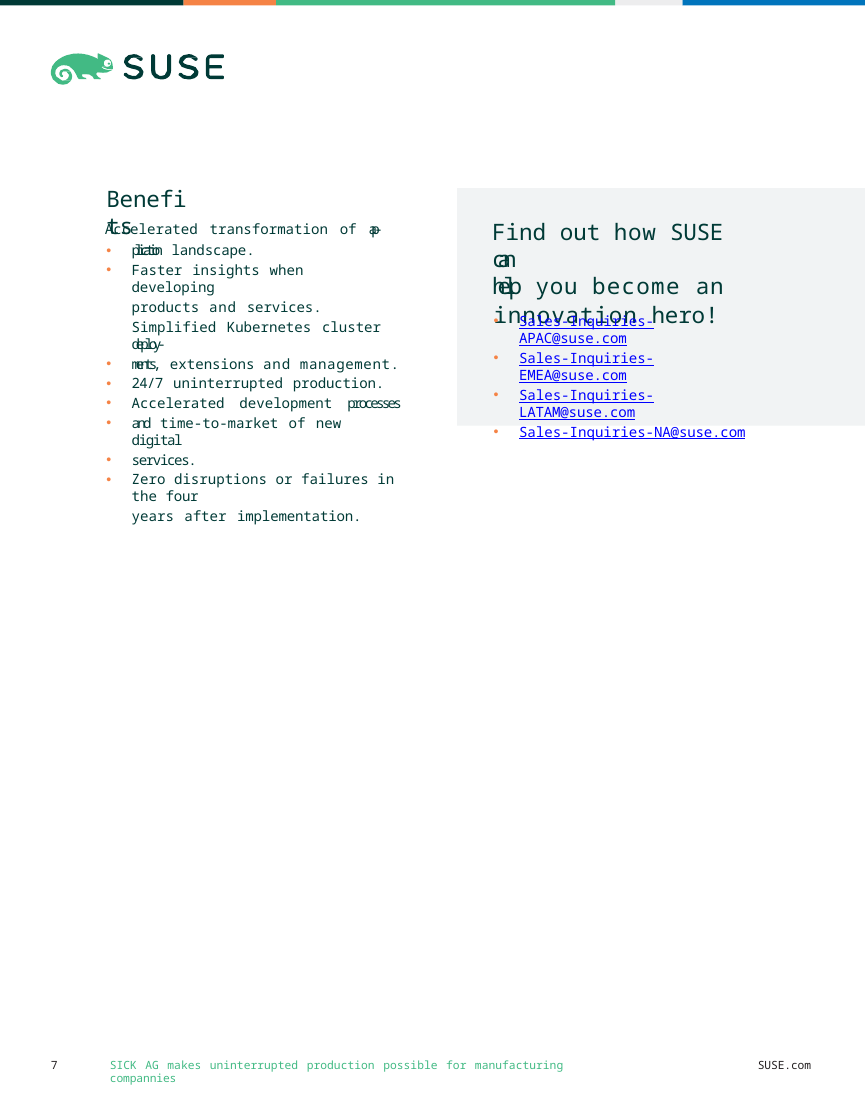
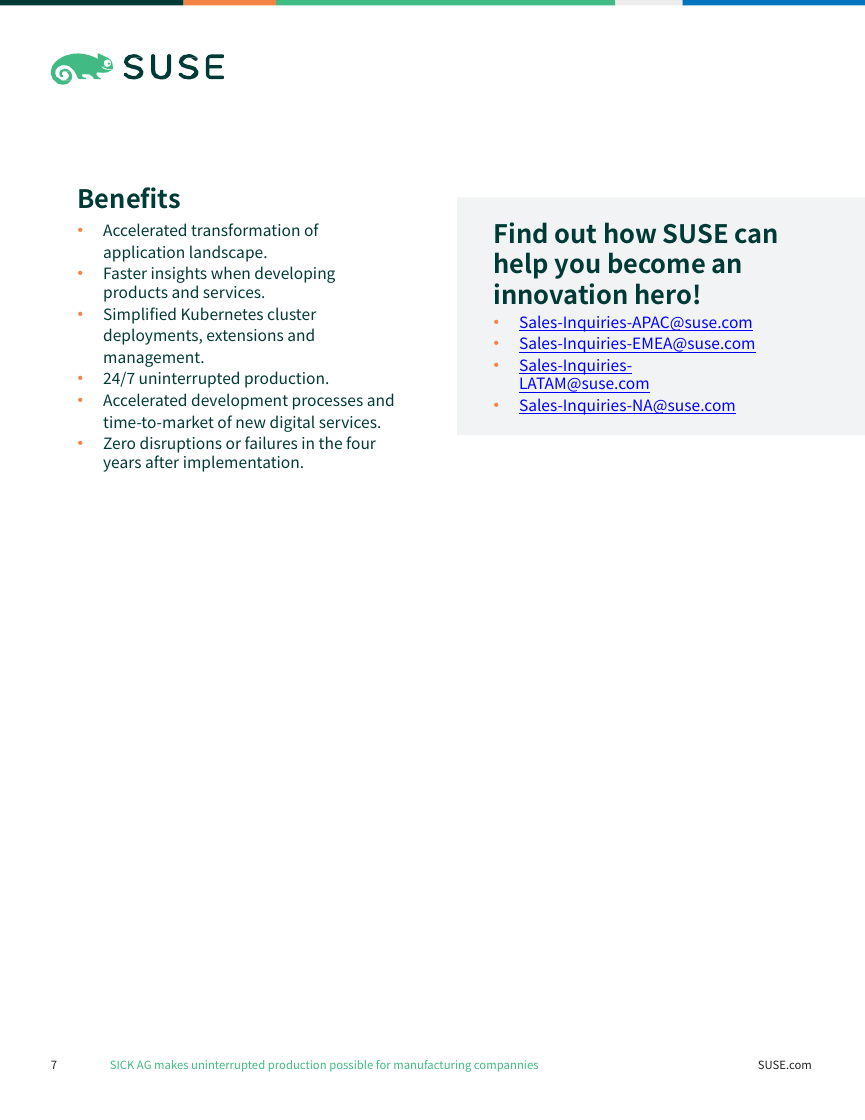
Before and after one commit to vickyhella/marketing-docs, a slide deck: slide 7 of source/whitepaper/sick-ag-manufacturers-germany.pptx. Drawn at 865x1120 pixels with LibreOffice and Linux fonts; fonts in the diff are those of the drawing. Boxes give left, top, right and bottom in pixels: in the first picture for what was removed or moved away, otherwise in the second. Text is boxed around its words. In the diff, an @@ line names an element or a change of style, - is before the commit and + after.

Commit message:
Update source format

```diff
--- a/source/whitepaper/sick-ag-manufacturers-germany.pptx
+++ b/source/whitepaper/sick-ag-manufacturers-germany.pptx
@@ text "Benefits": place and size @@
-text "Benefits" at <box>105,184,198,214</box>
+text "Benefits" at <box>78,187,181,209</box>
@@ text "Benefits" at <box>78,187,181,209</box>: size 16 to 18 pt, font Noto Sans Mono to Noto Sans CJK SC, letter spacing -0.1 to 0 pt, bold on @@
@@ freeform shape: place and size @@
-freeform shape at <box>457,188,865,425</box>
+freeform shape at <box>457,197,865,435</box>
@@ text at <box>103,223,335,367</box>: text changed; size 10 to 11 pt; font Noto Sans Mono to Noto Sans CJK SC @@
-• Accelerated transformation of ap-
-  plication landscape.
-• Faster insights when developing
-products and services.
-• Simplified Kubernetes cluster deploy-
-  ments, extensions and management.
+• Accelerated transformation of application landscape.
+• Faster insights when developing products and services.
+• Simplified Kubernetes cluster deployments, extensions and management.
@@ text "Find out how SUSE can ..." at <box>494,222,779,305</box>: size 16 to 18 pt, font Noto Sans Mono to Noto Sans CJK SC, bold on; letter spacing 0.5 to 0 pt in "how"; letter spacing -0.2 to 0 pt in "SUSE"; letter spacing -5.7 to 0 pt in "can help"; letter spacing 0.6 to 0 pt in "you"; letter spacing 0.9 to 0 pt in "become"; letter spacing 0.7 to 0 pt in "an innovation"; letter spacing -0.1 to 0 pt in "hero!"; line spacing 17.6pt to 1 @@
@@ text "Sales-Inquiries-APAC@suse.com" at <box>519,315,756,415</box>: size 10 to 11 pt, font Noto Sans Mono to Noto Sans CJK SC; letter spacing -0.1 to 0 pt in "Sales-Inquiries-APAC@suse.com", "Sales-Inquiries-EMEA@suse.com", "Sales-Inquiries-LATAM@suse.com", "Sales-Inquiries-NA@suse.com" @@
@@ text at <box>103,371,395,432</box>: size 10 to 11 pt, font Noto Sans Mono to Noto Sans CJK SC in "24/7 uninterrupted production.", "Accelerated development processes and time-to-market of new ..."; letter spacing -0.5 to 0 pt in "24/7"; letter spacing -0.1 to 0 pt in "production."; letter spacing -1.9 to 0 pt in "processes and"; letter spacing -0.9 to 0 pt in "digital services." @@
@@ text at <box>103,436,376,472</box>: text changed; size 10 to 11 pt; font Noto Sans Mono to Noto Sans CJK SC @@
-• Zero disruptions or failures in the four
-years after implementation.
+• Zero disruptions or failures in the four years after implementation.
@@ text "SICK AG makes uninterrupted production ..." at <box>110,1060,539,1072</box>: font Noto Sans Mono to Noto Sans CJK SC; letter spacing -0.1 to 0 pt in "compannies" @@
@@ text "SUSE.com" at <box>758,1060,812,1069</box>: font Noto Sans Mono to Noto Sans CJK SC, letter spacing -0.1 to 0 pt @@
```
Also in this commit, not shown: 7 other slides changed.
